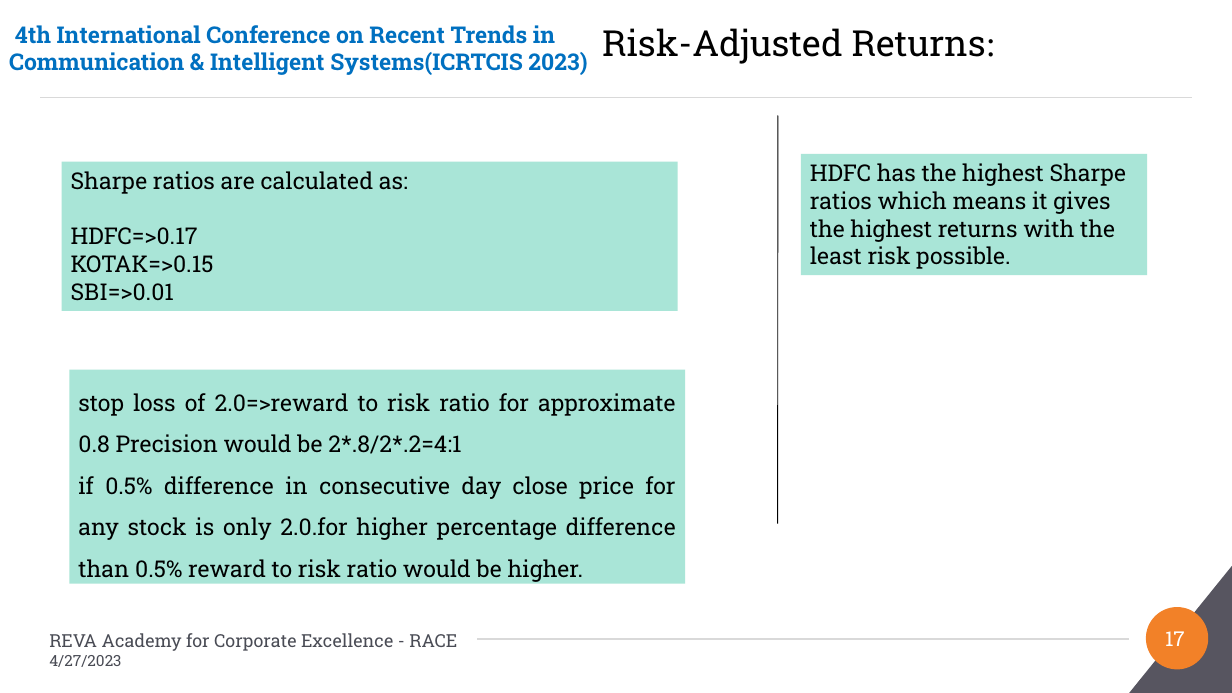
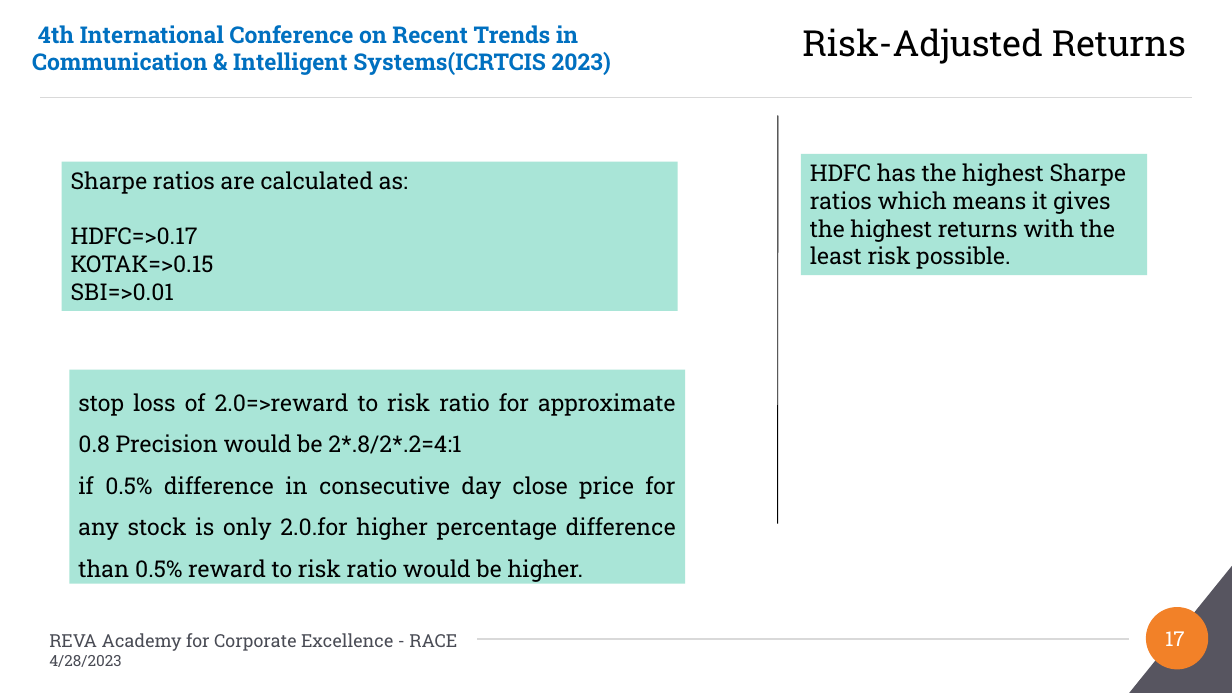
Before and after one commit to Embedded-org/ACCOMPLISHMENTS, a slide deck: slide 17 of RACE_CAPSTONE_PROJECT2/Conference_Paper2/PaperID-180_Direction Detection of Select Stocks with Machine Learning.pptx. Drawn at 1232x693 pixels with LibreOffice and Linux fonts; fonts in the diff are those of the drawing; background and template pictures are left out. Boxes give left, top, right and bottom in pixels: in the first picture for what was removed or moved away, otherwise in the second. Text is boxed around its words. In the diff, an @@ line names an element or a change of style, - is before the commit and + after.

```diff
--- a/RACE_CAPSTONE_PROJECT2/Conference_Paper2/PaperID-180_Direction Detection of Select Stocks with Machine Learning.pptx
+++ b/RACE_CAPSTONE_PROJECT2/Conference_Paper2/PaperID-180_Direction Detection of Select Stocks with Machine Learning.pptx
@@ text "4th International Conference on Recent ...": place and size @@
-text "4th International Conference on Recent ..." at (9, 25, 587, 75)
+text "4th International Conference on Recent ..." at (32, 25, 611, 75)
@@ title at (802, 28, 1186, 64): text changed @@
-Risk-Adjusted Returns:
+Risk-Adjusted Returns
@@ text at (49, 655, 121, 667): text changed @@
-4/27/2023
+4/28/2023
```
Also in this commit, not shown: 22 other slides changed.
